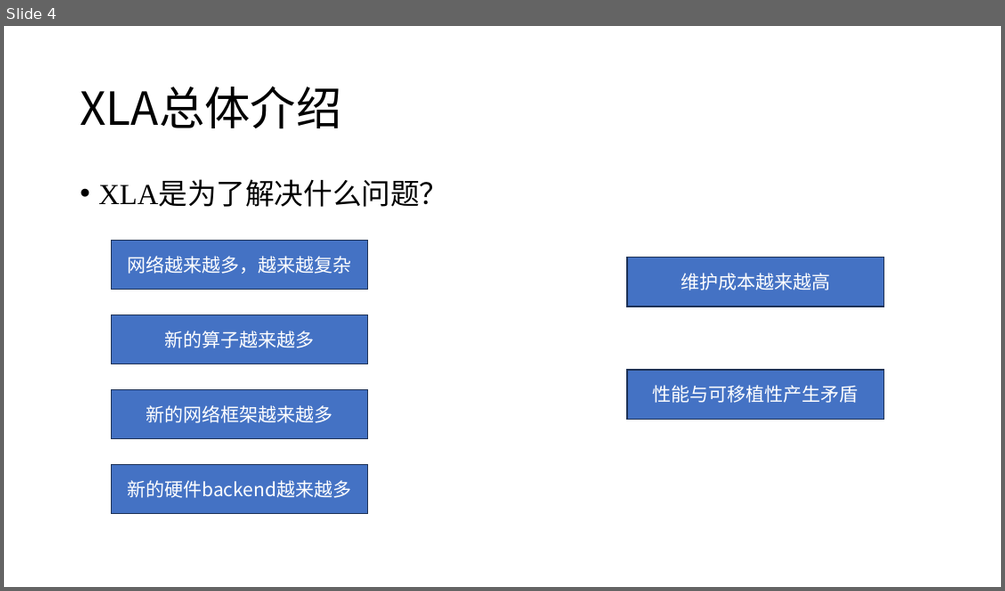
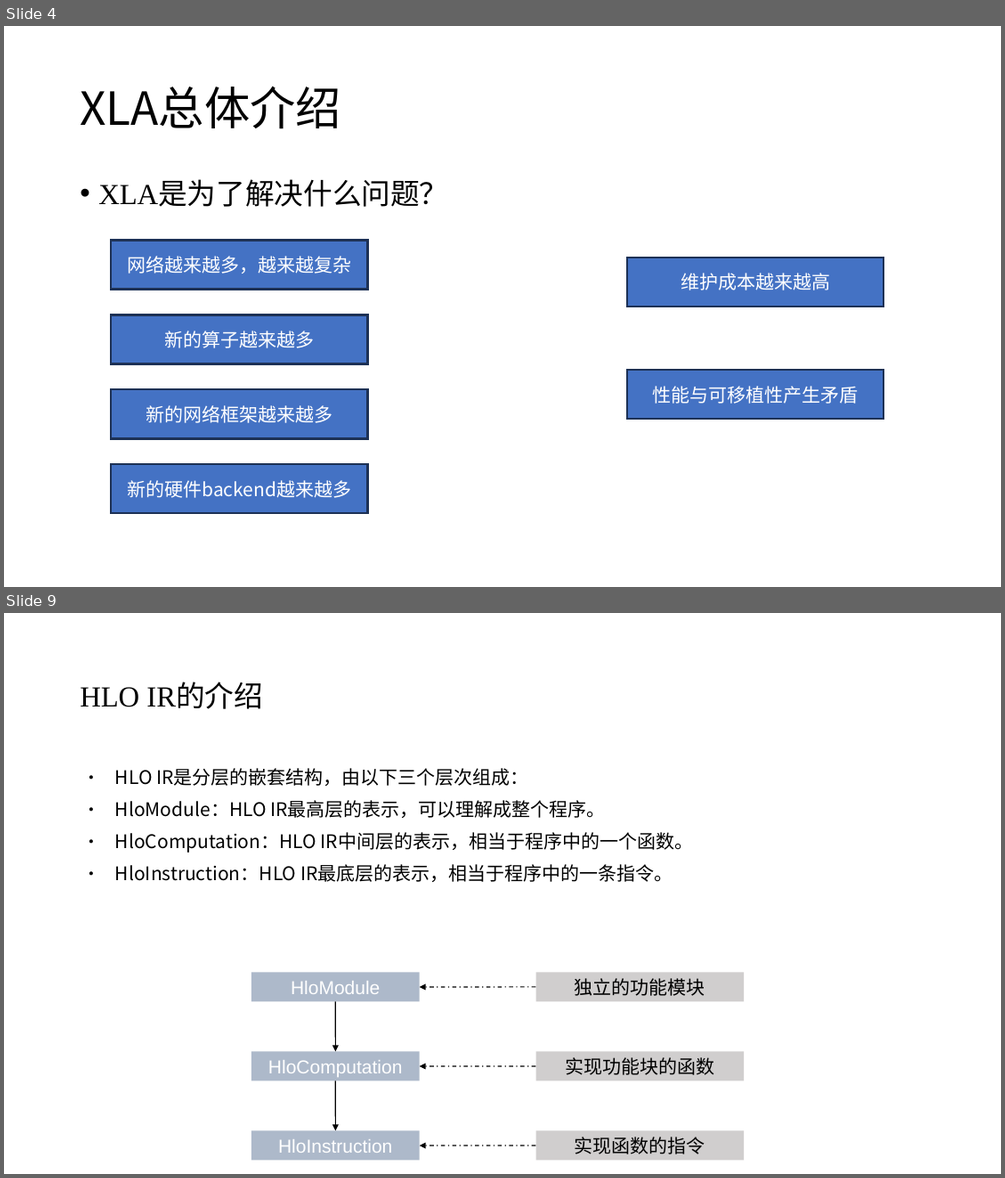
Before and after one commit to EchoWangHF/Blogs, a slide deck: xla/xla简介.pptx. Shown one above the other, each under a label of ours: slide 4 before the commit, slides 4 and 9 after it; the slides between them are not shown. The pictures are 1005x591 and 1005x1178 pixels, drawn with LibreOffice and Linux fonts; fonts in the diff are those of the drawing. Boxes give left, top, right and bottom in pixels: in the first picture for what was removed or moved away, otherwise in the second. Text is boxed around its words. In the diff, an @@ line names an element or a change of style, - is before the commit and + after.

```diff
--- a/xla/xla简介.pptx
+++ b/xla/xla简介.pptx
@@ slide 9 added at (4,613,1001,1174), background #FFFFFF @@
@@ text added at (80,683,263,709), 28 pt, text #000000 @@
+HLO IR的介绍
@@ text added at (115,768,693,882), 18 pt, text #000000 @@
+● HLO IR是分层的嵌套结构，由以下三个层次组成：
+● HloModule：HLO IR最高层的表示，可以理解成整个程序。
+● HloComputation：HLO IR中间层的表示，相当于程序中的一个函数。
+● HloInstruction：HLO IR最底层的表示，相当于程序中的一条指令。
@@ group added at (251,972,744,1159): 6 rectangles, 5 freeform shapes @@
+HloModule
+HloComputation
+HloInstruction
+独立的功能模块
+实现功能块的函数
+实现函数的指令
```
Also in this commit, not shown: 1 other slide changed, 23 other slides added, 1 slide removed.
